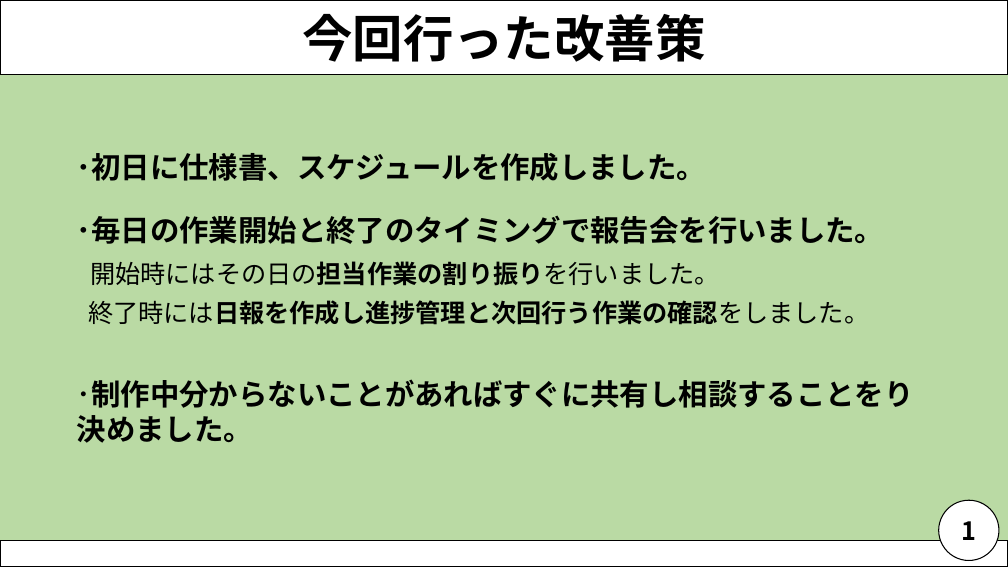
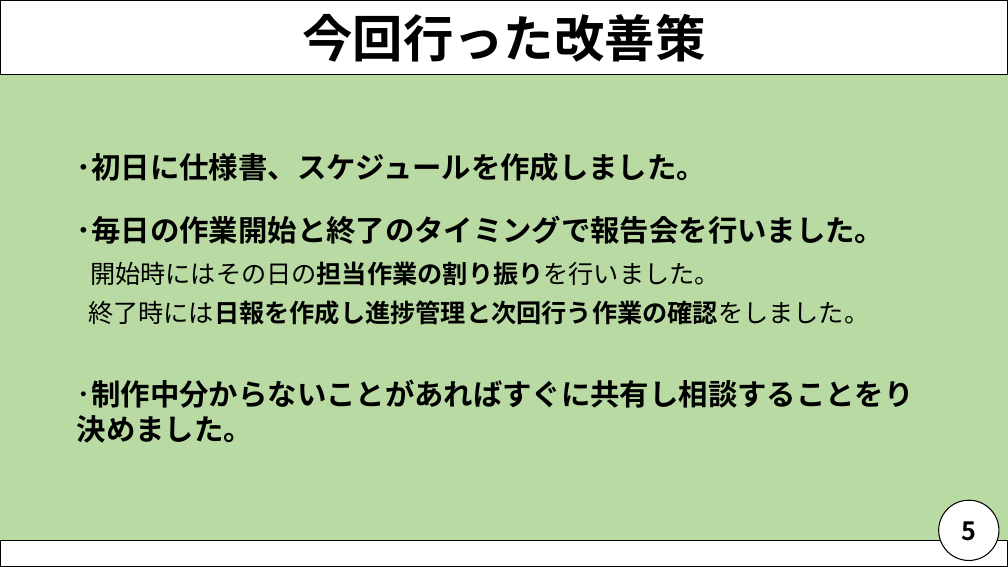
Before and after one commit to NagaoMasaki/NervousBreakdown, a slide deck: slide 6 of 資料/神経衰弱発表資料_200716.pptx. Drawn at 1008x567 pixels with LibreOffice and Linux fonts; fonts in the diff are those of the drawing. Boxes give left, top, right and bottom in pixels: in the first picture for what was removed or moved away, otherwise in the second. Text is boxed around its words. In the diff, an @@ line names an element or a change of style, - is before the commit and + after.

```diff
--- a/資料/神経衰弱発表資料_200716.pptx
+++ b/資料/神経衰弱発表資料_200716.pptx
@@ text in ellipse at bbox=[961, 521, 976, 541]: text changed @@
-1
+5
```
Also in this commit, not shown: 9 other slides changed, 1 slide added, 2 slides removed.
